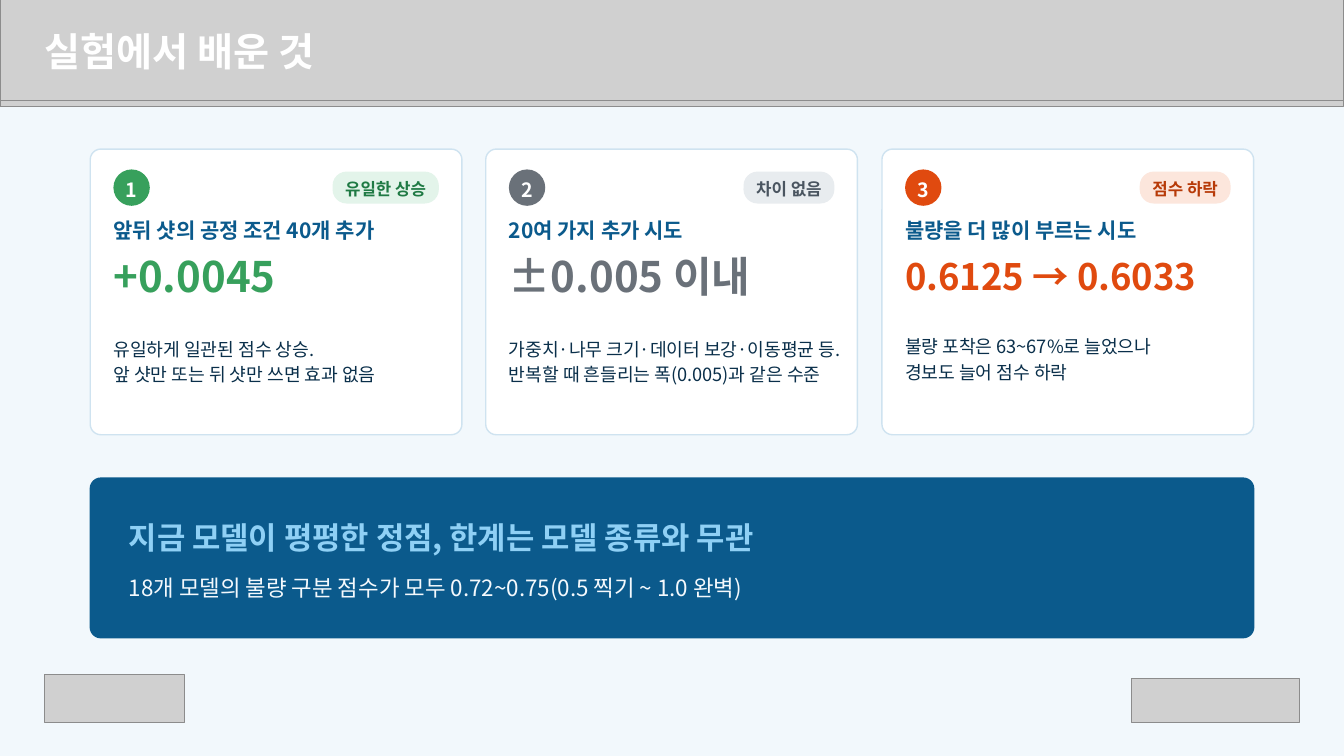
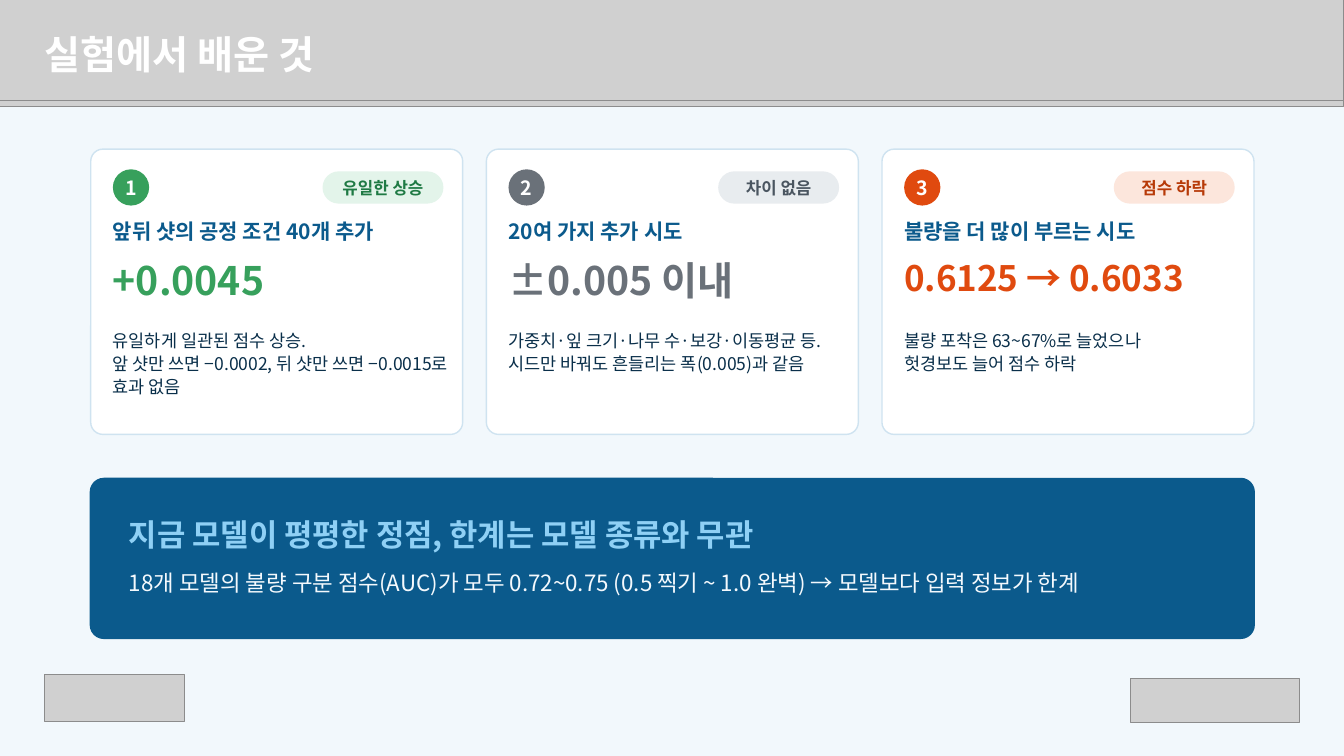
Before and after one commit to hajin-eng/team1-deeplearning, a slide deck: slide 11 of 최종프로젝트_학생배포/보고서/발표자료_1조.pptx (slide 10 before the commit). Drawn at 1344x756 pixels with LibreOffice and Linux fonts; fonts in the diff are those of the drawing; grey boxes stand for pictures. Boxes give left, top, right and bottom in pixels: in the first picture for what was removed or moved away, otherwise in the second. Text is boxed around its words. In the diff, an @@ line names an element or a change of style, - is before the commit and + after.

```diff
--- a/최종프로젝트_학생배포/보고서/발표자료_1조.pptx
+++ b/최종프로젝트_학생배포/보고서/발표자료_1조.pptx
@@ text "실험에서 배운 것" at [44, 36, 314, 72]: line spacing 36.4pt to 1.1; vertical alignment top to middle @@
@@ proportions changed in 4 elements at [91, 149, 463, 435], [882, 149, 1254, 435], [90, 478, 1255, 639], [487, 149, 859, 435] @@
@@ freeform shape removed at [113, 169, 149, 206] @@
-1
@@ ellipse added at [113, 169, 149, 206], fill #37A05C, 14 pt, text #FFFFFF, bold @@
+1
@@ rounded rectangle "유일한 상승": place and size @@
-rounded rectangle "유일한 상승" at [333, 171, 439, 204]
+rounded rectangle "유일한 상승" at [323, 171, 444, 204]
@@ ellipse added at [508, 169, 544, 206], fill #6A7179, 14 pt, text #FFFFFF, bold @@
+2
@@ freeform shape removed at [509, 169, 545, 206] @@
-2
@@ line spacing 16.8pt to 1.05; proportions changed in 3 elements at [323, 171, 444, 204], [1114, 171, 1235, 204], [718, 171, 839, 204] @@
@@ rounded rectangle "차이 없음": place and size @@
-rounded rectangle "차이 없음" at [744, 171, 835, 204]
+rounded rectangle "차이 없음" at [718, 171, 839, 204]
@@ ellipse added at [904, 169, 941, 206], fill #E04A0F, 14 pt, text #FFFFFF, bold @@
+3
@@ freeform shape removed at [905, 169, 942, 206] @@
-3
@@ rounded rectangle "점수 하락": place and size @@
-rounded rectangle "점수 하락" at [1140, 171, 1231, 204]
+rounded rectangle "점수 하락" at [1114, 171, 1235, 204]
@@ text "+0.0045" at [113, 265, 264, 296]: size 30 to 28 pt; line spacing 34.5pt to 1.1 @@
@@ text "±0.005 이내" at [508, 262, 734, 299]: size 30 to 28 pt; line spacing 34.5pt to 1.1 @@
@@ text "0.6125 → 0.6033" at [904, 264, 1183, 292]: size 26 to 25 pt; line spacing 32.5pt to 1.1 @@
@@ text "유일하게 일관된 점수 상승.": place and size @@
-text "유일하게 일관된 점수 상승." at [113, 341, 375, 383]
+text "유일하게 일관된 점수 상승." at [113, 332, 448, 395]
@@ text at [113, 355, 448, 395]: text changed; size 13 to 12.5 pt @@
-앞 샷만 또는 뒤 샷만 쓰면 효과 없음
+앞 샷만 쓰면 −0.0002, 뒤 샷만 쓰면 −0.0015로 효과 없음
@@ text at [113, 332, 306, 349]: size 13 to 12.5 pt in "유일하게 일관된 점수 상승."; line spacing 18.2pt to 1.1 @@
@@ text at [508, 332, 822, 374]: text changed; size 13 to 12.5 pt @@
-가중치·나무 크기·데이터 보강·이동평균 등. 반복할 때 흔들리는 폭(0.005)과 같은 수준
+가중치·잎 크기·나무 수·보강·이동평균 등.
+시드만 바꿔도 흔들리는 폭(0.005)과 같음
@@ text at [904, 355, 1076, 372]: text changed; size 13 to 12.5 pt @@
-경보도 늘어 점수 하락
+헛경보도 늘어 점수 하락
@@ text at [904, 332, 1141, 349]: size 13 to 12.5 pt in "불량 포착은 63~67%로 늘었으나"; line spacing 18.2pt to 1.1 @@
@@ text "지금 모델이 평평한 정점, 한계는 ..." at [129, 520, 754, 552]: line spacing 28.6pt to 1.1 @@
@@ text at [129, 572, 1079, 596]: text changed @@
-18개 모델의 불량 구분 점수가 모두 0.72~0.75(0.5 찍기 ~ 1.0 완벽)
+18개 모델의 불량 구분 점수(AUC)가 모두 0.72~0.75 (0.5 찍기 ~ 1.0 완벽) → 모델보다 입력 정보가 한계
```
Also in this commit, not shown: 11 other slides changed, 8 slides added, 1 slide removed, 7 other files.
